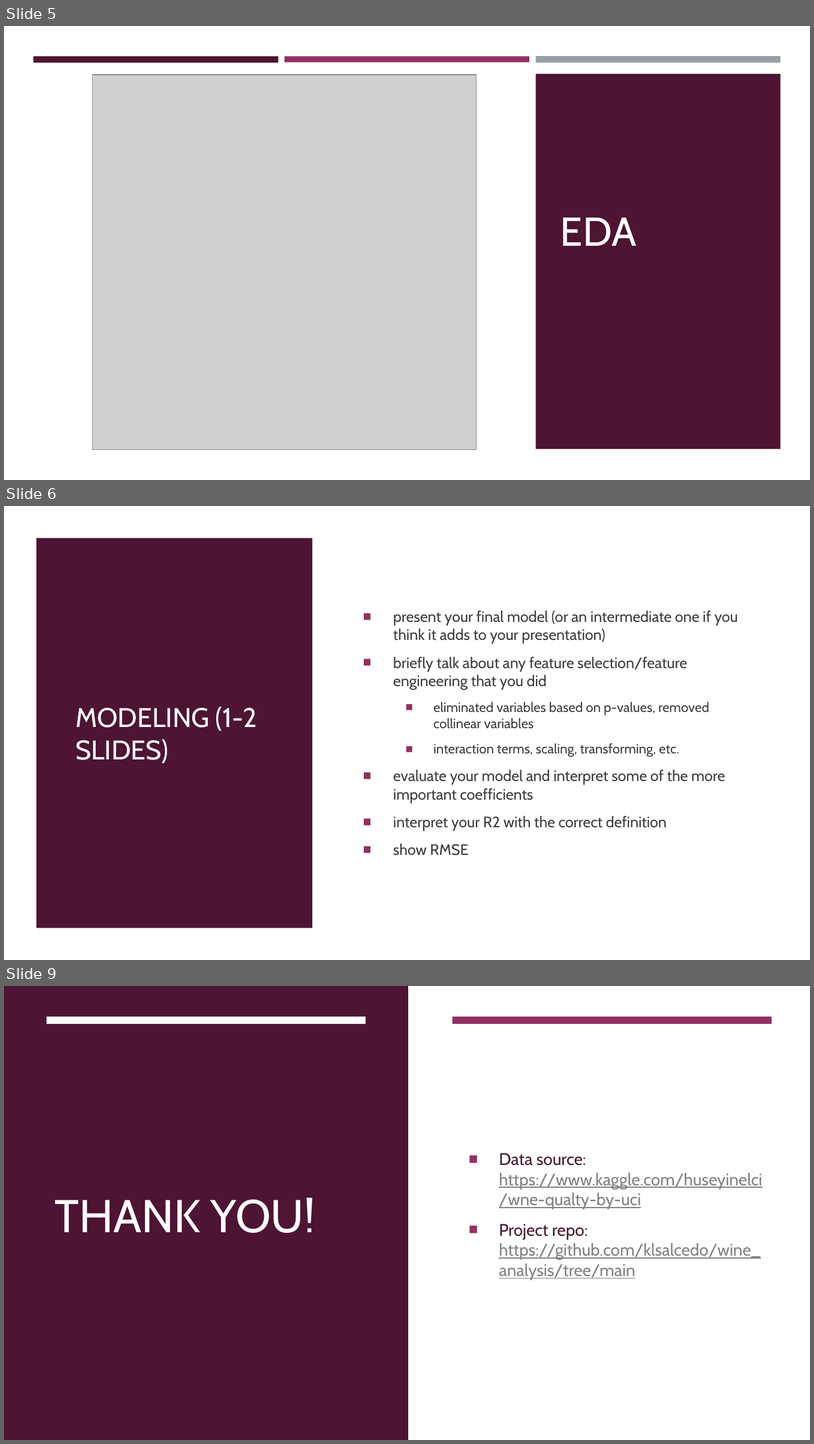
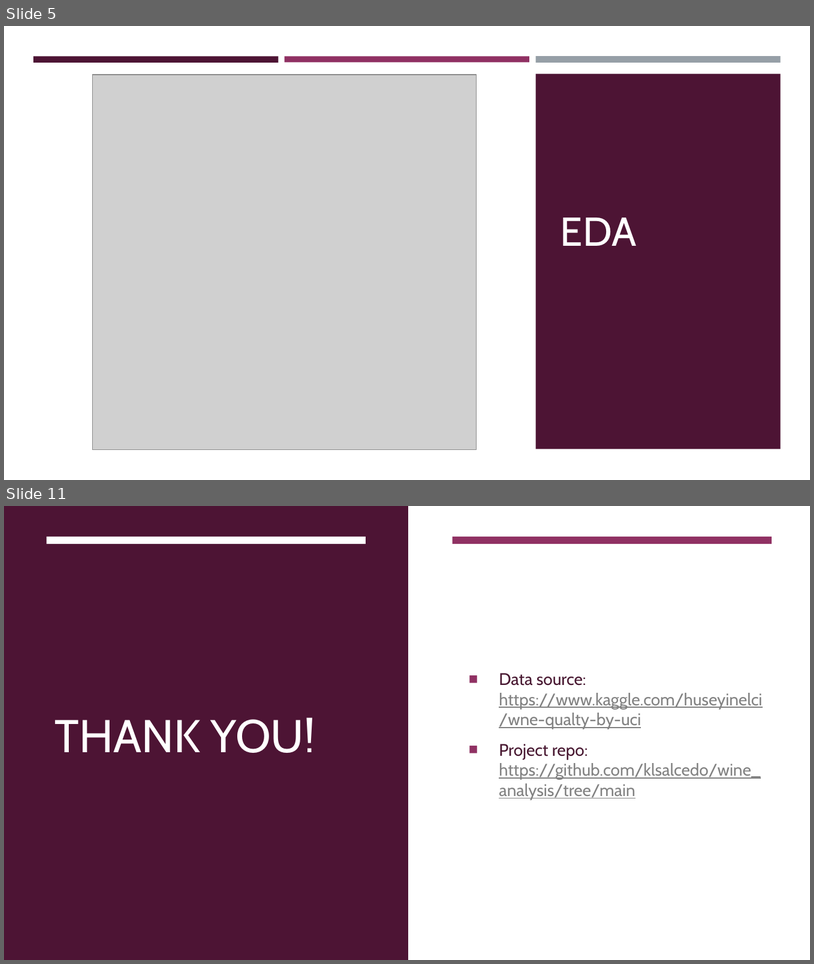
Before and after one commit to klsalcedo/red_wine_analysis, a slide deck: presentation.pptx. Shown one above the other, each under a label of ours: slides 5, 6 and 9 before the commit, slides 5 and 11 after it; the slides between them are not shown. The pictures are 814x1444 and 814x964 pixels, drawn with LibreOffice and Linux fonts; fonts in the diff are those of the drawing; grey boxes stand for pictures. Boxes give left, top, right and bottom in pixels: in the first picture for what was removed or moved away, otherwise in the second. Text is boxed around its words. In the diff, an @@ line names an element or a change of style, - is before the commit and + after.

```diff
--- a/presentation.pptx
+++ b/presentation.pptx
@@ slide 6 removed at (x1=4, y1=506, x2=810, y2=960), background #FFFFFF @@
@@ rectangle removed at (x1=4, y1=506, x2=810, y2=959) @@
@@ rectangle removed at (x1=36, y1=538, x2=312, y2=928) @@
@@ text removed at (x1=393, y1=610, x2=738, y2=855) @@
-■ present your final model (or an intermediate one if you think it adds to your presentation)
-■ briefly talk about any feature selection/feature engineering that you did
-  ■ eliminated variables based on p-values, removed collinear variables
-  ■ interaction terms, scaling, transforming, etc.
-■ evaluate your model and interpret some of the more important coefficients
-■ interpret your R2 with the correct definition
-■ show RMSE
@@ title removed at (x1=75, y1=706, x2=257, y2=763) @@
-MODELING (1-2 SLIDES)
@@ what was slide 9 is now slide 11 @@
```
Also in this commit, not shown: 1 slide changed, 4 slides added, 1 other slide removed.
